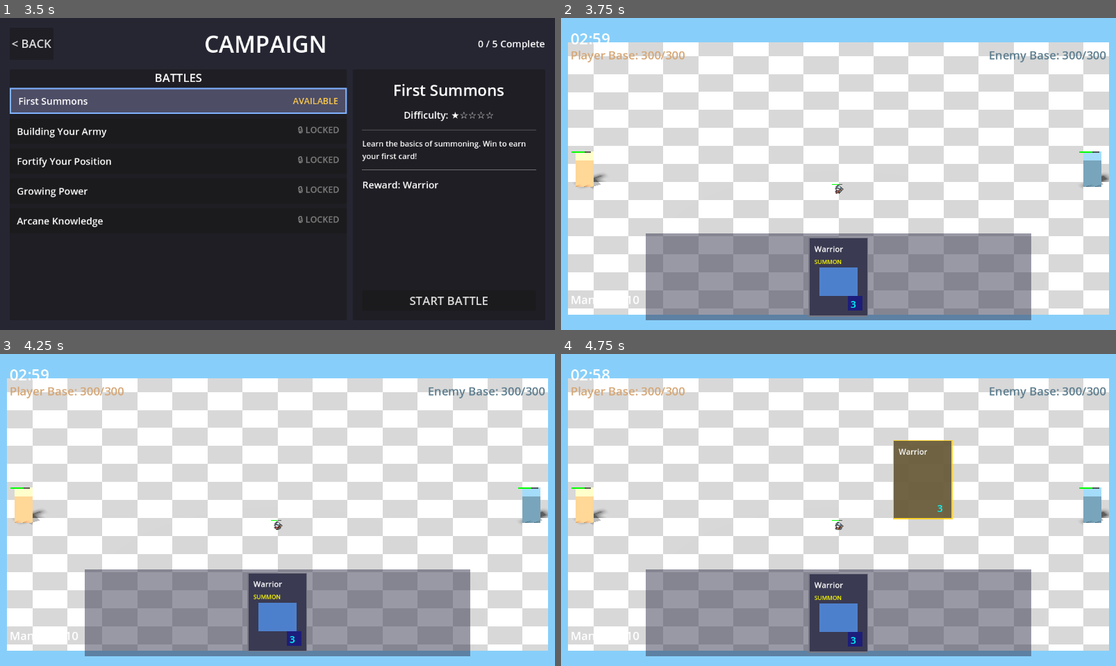
Above: before the commit, frames 1-4 (two rows, left to right).
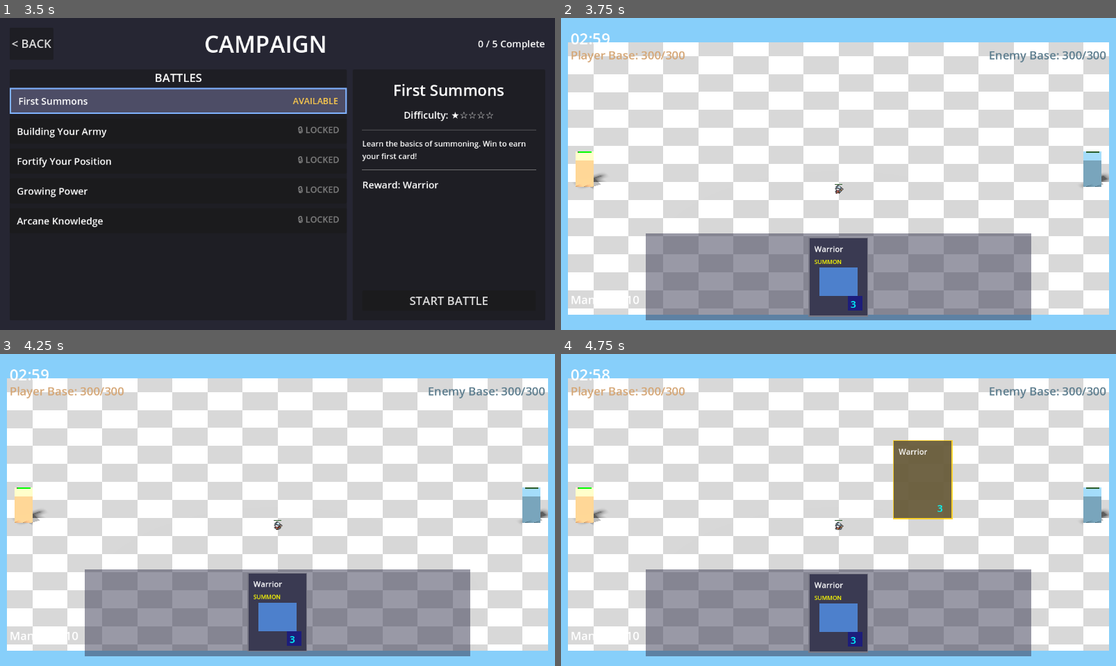
Above: after the commit, the same moments.

Repository: amari-charles/project-summoner
Game: Godot game, scene res://scenes/ui/main_menu.tscn
Same seed, same stepped clock (60 frames per second), same inputs: the game is played once before the commit and once after it.
Inputs (mouse positions are in pixels of both pictures, inside the frame that each line leads up to):
- Up to frame 1 (3.5 s): click "PLAY" at 0.5 s; click "SELECT" at 1.25 s; click "CHOOSE WARRIOR" at 2 s; click (177, 99) at 2.75 s
- Up to frame 2 (3.75 s): click "START BATTLE" at 3.5 s
- Up to frame 3 (4.25 s): no input
- Up to frame 4 (4.75 s): tap Enter at 4.25 s; drag from (838, 612) to (894, 441) at 4.27 s

Frame 1 is identical in both runs. In frame 2, less than 0.1% of the frame differs, in the area x 1-97%, y 42-54%; in frame 3, less than 0.1%; in frame 4, less than 0.1%.

Commit message:
Fix HP bar foreground alignment when scaled
Problem: Bar sprite used offset instead of position shifting, causing
visual misalignment between background and foreground at different HP%.

Solution:
- Remove manual offset, use centered sprite (same as background)
- Calculate x position offset when scaling to keep left edge aligned
- Formula: x_offset = -bar_width * 0.5 * (1.0 - hp_percent)
- At 100% HP: offset = 0 (centered, overlaps background perfectly)
- At 50% HP: offset = -bar_width/4 (shifts left to align left edge)
- At 0% HP: offset = -bar_width/2 (fully left-aligned)

Now background and foreground properly align at all HP percentages!

🤖 Generated with [Claude Code](https://claude.com/claude-code)

Co-Authored-By: Claude <noreply@anthropic.com>

Diff:
--- a/scripts/ui/floating_hp_bar.gd
+++ b/scripts/ui/floating_hp_bar.gd
@@ -100,7 +100,8 @@
 	bar_sprite.billboard = BaseMaterial3D.BILLBOARD_ENABLED
 	bar_sprite.no_depth_test = true
 	bar_sprite.pixel_size = pixel_size
-	bar_sprite.offset = Vector2(-texture_width * 0.5, 0)  # Anchor left
+	# Centered by default (same as background), will shift position when scaled
+	bar_sprite.centered = true
 	bar_sprite.position = Vector3(0, 0, -0.01)  # Slightly forward
 	add_child(bar_sprite)
 
@@ -162,11 +163,17 @@
 		# Scale the sprite horizontally to show HP
 		bar_sprite.scale.x = hp_percent
 
+		# Shift position to keep left edge aligned when scaled
+		# When scale is 1.0, offset is 0 (centered)
+		# When scale is 0.5, offset is -bar_width/4 (shift left by half of missing width)
+		var x_offset = -bar_width * 0.5 * (1.0 - hp_percent)
+		bar_sprite.position.x = x_offset
+
 		# Update bar color based on HP percentage
 		var bar_color = _get_hp_color(hp_percent)
 		bar_sprite.modulate = bar_color
 
-		print("FloatingHPBar.update_hp(): Set scale to %.2f, color to %s for HP %.0f%%" % [hp_percent, bar_color, hp_percent * 100])
+		print("FloatingHPBar.update_hp(): Set scale to %.2f, offset to %.2f, color to %s for HP %.0f%%" % [hp_percent, x_offset, bar_color, hp_percent * 100])
 
 	# Handle show_on_damage_only behavior
 	if show_on_damage_only:
